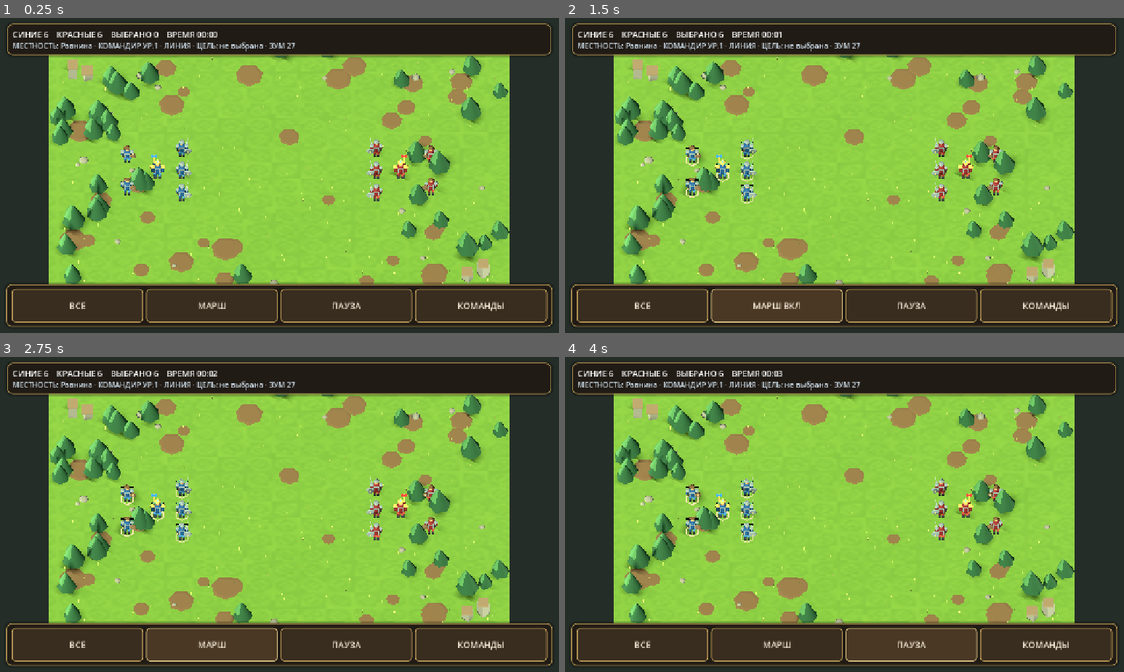
Above: before the commit, frames 1-4 (two rows, left to right).
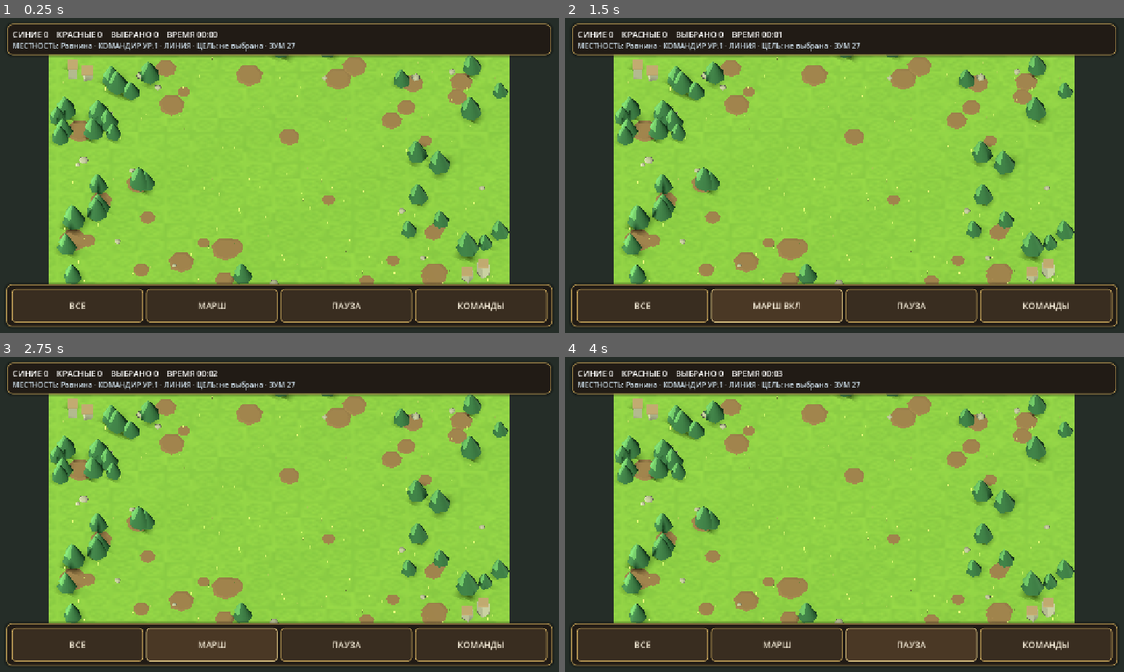
Above: after the commit, the same moments.

Repository: ilonadanelan1-code/-Project-Ember
Game: Godot game, scene res://scenes/combat_test.tscn
Same seed, same stepped clock (60 frames per second), same inputs: the game is played once before the commit and once after it. This scene is started directly instead of the project's main scene.
Inputs:
- Up to frame 1 (0.25 s): no input
- Up to frame 2 (1.5 s): click "ВСЕ" at 0.5 s; click "МАРШ" at 1.25 s
- Up to frame 3 (2.75 s): click "МАРШ ВКЛ" at 2 s
- Up to frame 4 (4 s): click "ПАУЗА" at 2.75 s; click "ПРОДОЛЖИТЬ" at 3.5 s

The runs differ from the first frame. In frame 1, 1.2% of the frame differs, in the area x 7-80%, y 4-59%; in frame 2, 1.4%, in the area x 7-80%, y 4-60%; in frame 3, 1.4%; in frame 4, 1.4%.
Error after the commit: Parse Error: Preload file "res://scripts/combat_sprite_library.gd" does not exist. (res://scripts/battle_unit.gd:5)

Commit message:
Integrate animated combat sprites with fallback

Diff:
--- a/project_ember/scripts/battle_unit.gd
+++ b/project_ember/scripts/battle_unit.gd
@@ -2,6 +2,7 @@
 extends CharacterBody3D
 
 const BattleUnitVisualsScript = preload("res://scripts/battle_unit_visuals.gd")
+const CombatSpriteLibraryScript = preload("res://scripts/combat_sprite_library.gd")
 const VisualCacheScript = preload("res://scripts/visual_cache.gd")
 const Palette = preload("res://scripts/art_palette.gd")
 
@@ -76,6 +77,11 @@
 var _action_mesh: MeshInstance3D
 var _action_rest_position: Vector3 = Vector3.ZERO
 var _action_rest_rotation: Vector3 = Vector3.ZERO
+var _combat_sprite: AnimatedSprite3D
+var _active_attack_animation: StringName = &""
+var _attack_variant: bool = false
+var _hit_recoil_timer: float = 0.0
+var _hit_recoil_direction: Vector3 = Vector3.ZERO
 var _animation_clock: float = 0.0
 var _attack_animation_elapsed: float = -1.0
 var _attack_animation_duration: float = 0.38
@@ -163,12 +169,35 @@
 
 
 func _build_visuals() -> void:
-	_visual_root = BattleUnitVisualsScript.build(team, role)
-	add_child(_visual_root)
-	_body_mesh = _visual_root.get_node("BodyMesh") as MeshInstance3D
-	_action_mesh = _visual_root.get_node("ActionMesh") as MeshInstance3D
-	_action_rest_position = _action_mesh.position
-	_action_rest_rotation = _action_mesh.rotation
+	var sprite_frames := CombatSpriteLibraryScript.get_frames(team, role)
+	if is_instance_valid(sprite_frames) and role != UnitRole.CAVALRY:
+		_visual_root = Node3D.new()
+		_visual_root.name = "VisualRoot"
+		add_child(_visual_root)
+		_combat_sprite = AnimatedSprite3D.new()
+		_combat_sprite.name = "CombatSprite"
+		_combat_sprite.sprite_frames = sprite_frames
+		_combat_sprite.position.y = 0.80
+		_combat_sprite.pixel_size = 0.0175
+		_combat_sprite.billboard = BaseMaterial3D.BILLBOARD_FIXED_Y
+		_combat_sprite.texture_filter = BaseMaterial3D.TEXTURE_FILTER_NEAREST
+		_combat_sprite.alpha_cut = SpriteBase3D.ALPHA_CUT_DISCARD
+		_combat_sprite.shaded = false
+		_combat_sprite.transparent = true
+		_combat_sprite.cast_shadow = GeometryInstance3D.SHADOW_CASTING_SETTING_OFF
+		_combat_sprite.flip_h = team == 1
+		if role == UnitRole.COMMANDER:
+			_combat_sprite.scale = Vector3.ONE * 1.10
+		_combat_sprite.play("idle")
+		_visual_root.add_child(_combat_sprite)
+	else:
+		# Source-only builds without the licensed atlas keep the original renderer.
+		_visual_root = BattleUnitVisualsScript.build(team, role)
+		add_child(_visual_root)
+		_body_mesh = _visual_root.get_node("BodyMesh") as MeshInstance3D
+		_action_mesh = _visual_root.get_node("ActionMesh") as MeshInstance3D
+		_action_rest_position = _action_mesh.position
+		_action_rest_rotation = _action_mesh.rotation
 
 	# Keep the original gameplay collision capsule and its role-specific dimensions.
 	var body_radius := 0.38
@@ -325,21 +354,42 @@
 	if health <= 0.0:
 		return
 	_attack_animation_elapsed = 0.0
-	_attack_animation_duration = 0.48 if is_charge_attack else (0.42 if role == UnitRole.SPEAR else 0.36)
 	_attack_animation_is_charge = is_charge_attack
+	if is_instance_valid(_combat_sprite):
+		_active_attack_animation = CombatSpriteLibraryScript.get_attack_animation(role, _attack_variant)
+		if role == UnitRole.MELEE or role == UnitRole.COMMANDER:
+			_attack_variant = not _attack_variant
+		_combat_sprite.speed_scale = 1.18 if is_charge_attack else 1.0
+		_attack_animation_duration = CombatSpriteLibraryScript.get_animation_duration(
+			_combat_sprite.sprite_frames,
+			_active_attack_animation
+		)
+		_combat_sprite.play(_active_attack_animation)
+	else:
+		_attack_animation_duration = 0.48 if is_charge_attack else (0.42 if role == UnitRole.SPEAR else 0.36)
 
 
 func _trigger_rally_animation() -> void:
 	_rally_animation_timer = 0.95
 
 
-func _trigger_hit_flash() -> void:
-	var flash_material := BattleUnitVisualsScript.get_hit_flash_material()
-	if is_instance_valid(_body_mesh):
-		_body_mesh.material_overlay = flash_material
-	if is_instance_valid(_action_mesh):
-		_action_mesh.material_overlay = flash_material
-	_hit_flash_timer = 0.12
+func _trigger_hit_flash(attacker: BattleUnit = null) -> void:
+	if is_instance_valid(_combat_sprite):
+		_combat_sprite.modulate = Color(1.28, 1.20, 1.10, 1.0)
+		_hit_recoil_timer = 0.17
+		_hit_recoil_direction = Vector3.ZERO
+		if is_instance_valid(attacker) and attacker != self:
+			var recoil := global_position - attacker.global_position
+			recoil.y = 0.0
+			if recoil.length_squared() > 0.001:
+				_hit_recoil_direction = recoil.normalized()
+	else:
+		var flash_material := BattleUnitVisualsScript.get_hit_flash_material()
+		if is_instance_valid(_body_mesh):
+			_body_mesh.material_overlay = flash_material
+		if is_instance_valid(_action_mesh):
+			_action_mesh.material_overlay = flash_material
+	_hit_flash_timer = 0.13
 
 
 func _clear_hit_flash() -> void:
@@ -347,7 +397,10 @@
 		_body_mesh.material_overlay = null
 	if is_instance_valid(_action_mesh):
 		_action_mesh.material_overlay = null
+	if is_instance_valid(_combat_sprite):
+		_combat_sprite.modulate = Color.WHITE
 	_hit_flash_timer = 0.0
+	_hit_recoil_timer = 0.0
 
 
 func order_move(point: Vector3) -> void:
@@ -475,8 +528,8 @@
 		_play_battle_feedback("death", "death", global_position + Vector3(0.0, 0.65, 0.0), team)
 		eliminated.emit(self, attacker)
 		_begin_death()
-	elif is_instance_valid(_body_mesh) or is_instance_valid(_action_mesh):
-		_trigger_hit_flash()
+	elif is_instance_valid(_combat_sprite) or is_instance_valid(_body_mesh) or is_instance_valid(_action_mesh):
+		_trigger_hit_flash(attacker)
 		var source_team := attacker.team if is_instance_valid(attacker) else team
 		_play_battle_feedback("impact", _get_damage_sound(attacker), global_position + Vector3(0.0, 0.95, 0.0), source_team)
 func _begin_death() -> void:
@@ -552,28 +605,62 @@
 	if is_instance_valid(active_camera):
 		low_lod = active_camera.size >= 34.0 or active_camera.global_position.distance_to(global_position) >= 42.0
 
-	var bob_amount := 0.006 if low_lod else (0.052 if moving else 0.014)
-	_visual_root.position.y = sin(_animation_clock) * bob_amount
+	var bob_amount := 0.006 if low_lod else (0.048 if moving else 0.012)
+	var recoil_offset := Vector3.ZERO
+	if _hit_recoil_timer > 0.0:
+		_hit_recoil_timer = maxf(0.0, _hit_recoil_timer - delta)
+		var recoil_progress := 1.0 - (_hit_recoil_timer / 0.17)
+		recoil_offset = _hit_recoil_direction * (sin(recoil_progress * PI) * 0.26)
+	_visual_root.position = Vector3(recoil_offset.x, sin(_animation_clock) * bob_amount, recoil_offset.z)
 	var breathing := 1.0 + sin(_animation_clock * 0.48) * (0.003 if low_lod else 0.008)
 	if is_instance_valid(_body_mesh):
 		_body_mesh.scale.y = breathing
 
-	if moving:
-		var desired_angle := atan2(-velocity.z, velocity.x)
-		if team == 1:
-			desired_angle -= PI
-		_visual_root.rotation.y = lerp_angle(_visual_root.rotation.y, desired_angle, minf(delta * 7.0, 1.0))
-		if role == UnitRole.CAVALRY and not low_lod:
-			_visual_root.rotation.z = lerpf(_visual_root.rotation.z, -0.045 if _moving_fast else -0.018, minf(delta * 5.0, 1.0))
+	if is_instance_valid(_combat_sprite):
+		_combat_sprite.flip_h = team == 1
+		_update_combat_sprite_animation(delta, moving)
 	else:
-		_visual_root.rotation.z = lerpf(_visual_root.rotation.z, 0.0, minf(delta * 4.0, 1.0))
-
-	_update_action_animation(delta, moving, low_lod)
+		if moving:
+			var desired_angle := atan2(-velocity.z, velocity.x)
+			if team == 1:
+				desired_angle -= PI
+			_visual_root.rotation.y = lerp_angle(_visual_root.rotation.y, desired_angle, minf(delta * 7.0, 1.0))
+			if role == UnitRole.CAVALRY and not low_lod:
+				_visual_root.rotation.z = lerpf(_visual_root.rotation.z, -0.045 if _moving_fast else -0.018, minf(delta * 5.0, 1.0))
+		else:
+			_visual_root.rotation.z = lerpf(_visual_root.rotation.z, 0.0, minf(delta * 4.0, 1.0))
+		_update_action_animation(delta, moving, low_lod)
 
 	if _hit_flash_timer > 0.0:
 		_hit_flash_timer = maxf(0.0, _hit_flash_timer - delta)
 		if _hit_flash_timer <= 0.0:
 			_clear_hit_flash()
+
+
+func _update_combat_sprite_animation(delta: float, moving: bool) -> void:
+	if not is_instance_valid(_combat_sprite):
+		return
+	if _rally_animation_timer > 0.0:
+		_rally_animation_timer = maxf(0.0, _rally_animation_timer - delta)
+	if _attack_animation_elapsed >= 0.0:
+		_attack_animation_elapsed += delta
+		if _attack_animation_elapsed < _attack_animation_duration and _combat_sprite.is_playing():
+			return
+		_attack_animation_elapsed = -1.0
+		_attack_animation_is_charge = false
+		_combat_sprite.speed_scale = 1.0
+		_active_attack_animation = &""
+	if _rally_animation_timer > 0.0 and role == UnitRole.COMMANDER and _combat_sprite.sprite_frames.has_animation("guard"):
+		_set_combat_sprite_animation(&"guard")
+	else:
+		_set_combat_sprite_animation(&"run" if moving else &"idle")
+
+
+func _set_combat_sprite_animation(animation_name: StringName) -> void:
+	if not is_instance_valid(_combat_sprite) or not _combat_sprite.sprite_frames.has_animation(animation_name):
+		return
+	if _combat_sprite.animation != animation_name or not _combat_sprite.is_playing():
+		_combat_sprite.play(animation_name)
 
 
 func _update_action_animation(delta: float, moving: bool, low_lod: bool) -> void:
